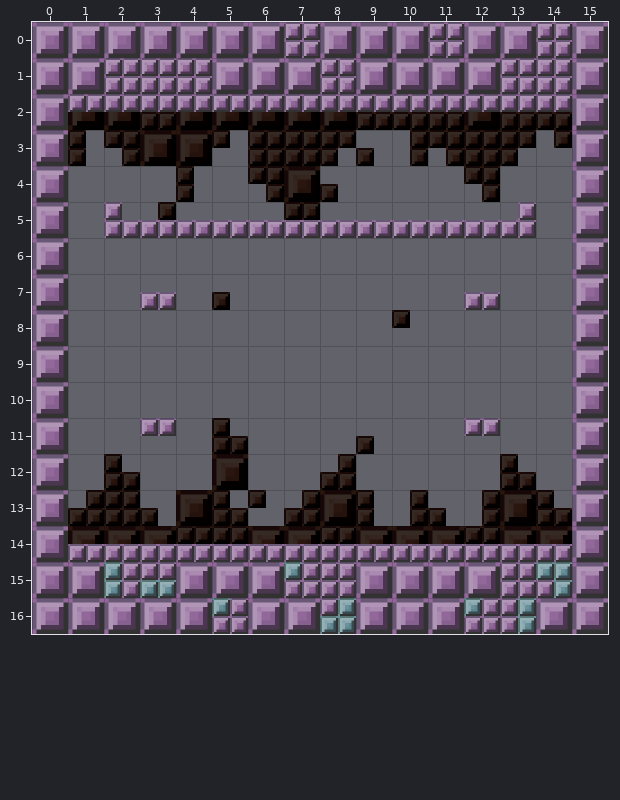
An edit to a level. Tiled map, Demo/assets/maps/20.tmx. Above, as it was before the edit.
Cells are 64x64 px. Shown: x 0..15, y 0..16.
The result:
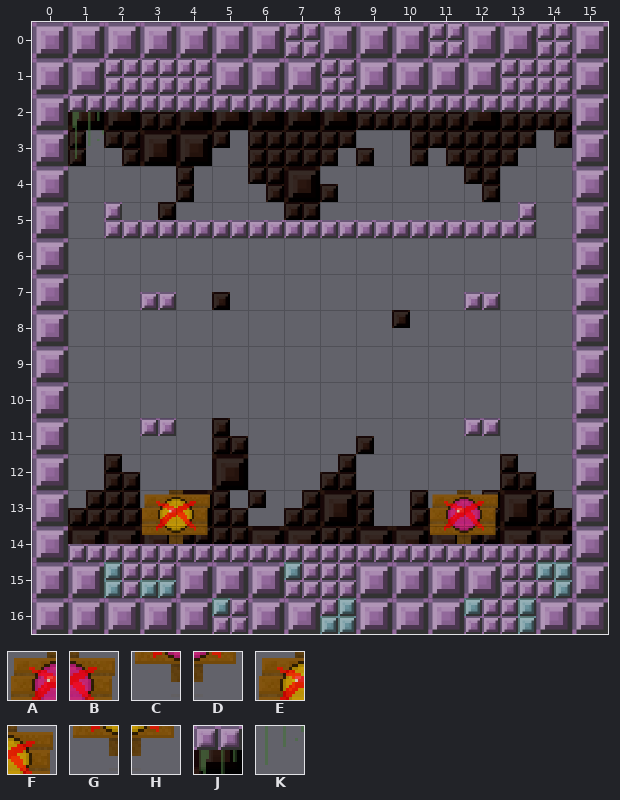
Key: from "large": A 8, B 9, C 18, D 19, E 28, F 29, G 38, H 39, J 68, K 78.
_ is an empty cell, . an unchanged one.
Tiles of an added or newly shown layer are drawn over the layers below it.
See-through tiles are keyed as they look on the map.
Changes in this commit:
--- layer "signs" (added)
@@ x 1..1 @@
- 2 _
- 3 _
+ 2 J
+ 3 K
@@ x 3..12 @@
-13 __......__
-14 __......__
+13 EF......AB
+14 GH......CD
